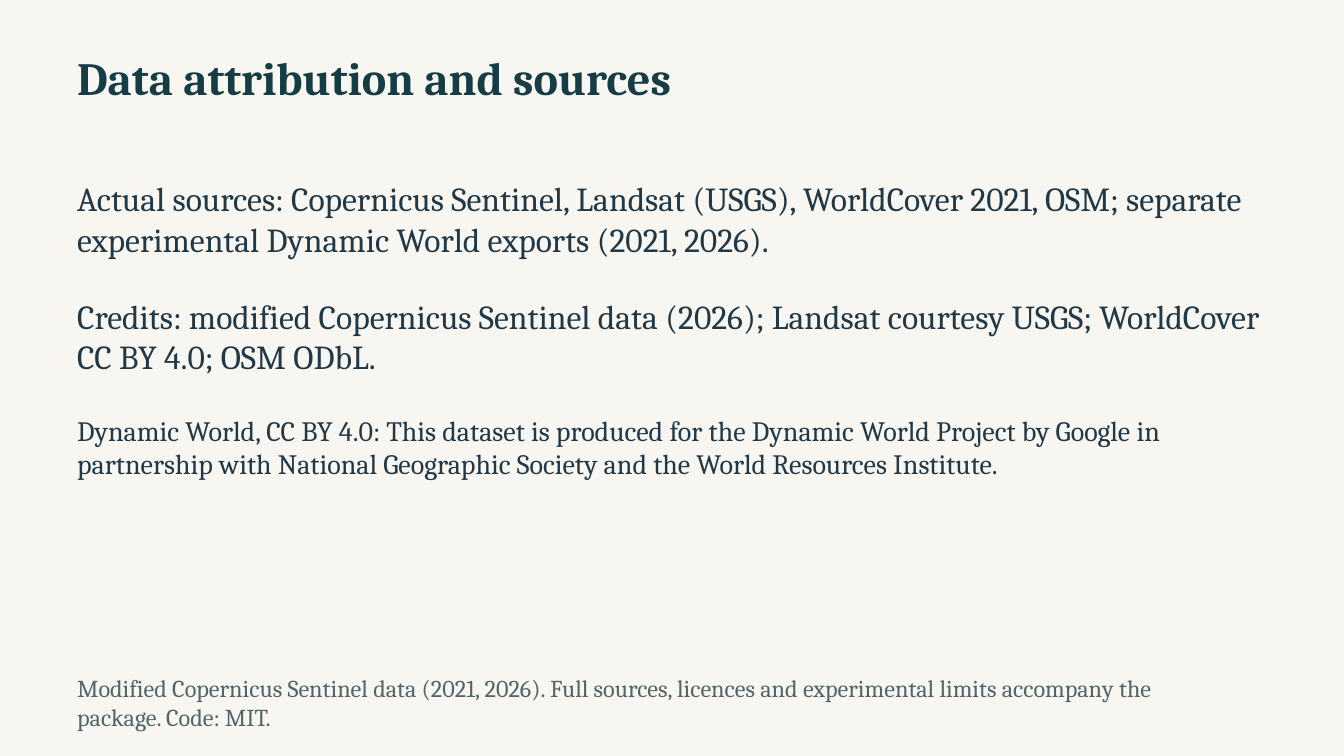
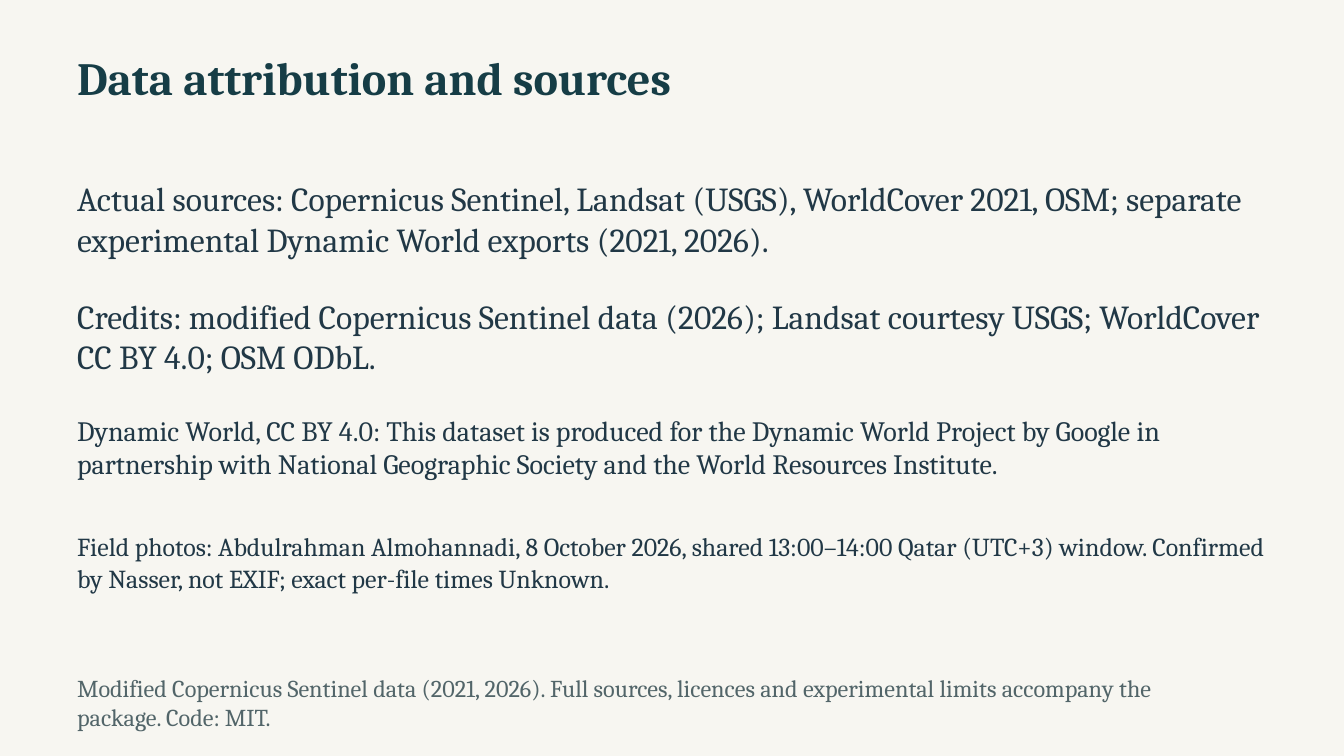
Before and after one commit to NasserAlhuri/spaceHacathon, a slide deck: slide 12 of docs/UrbanHeat-AlKhor-Pitch.pptx. Drawn at 1344x756 pixels with LibreOffice and Linux fonts; fonts in the diff are those of the drawing. Boxes give left, top, right and bottom in pixels: in the first picture for what was removed or moved away, otherwise in the second. Text is boxed around its words. In the diff, an @@ line names an element or a change of style, - is before the commit and + after.

```diff
--- a/docs/UrbanHeat-AlKhor-Pitch.pptx
+++ b/docs/UrbanHeat-AlKhor-Pitch.pptx
@@ text added at (77,537,1264,594), 18.5 pt, text #213846 @@
+Field photos: Abdulrahman Almohannadi, 8 October 2026, shared 13:00–14:00 Qatar (UTC+3) window. Confirmed by Nasser, not EXIF; exact per-file times Unknown.
```
Also in this commit, not shown: 3 other slides changed, 14 other files.
